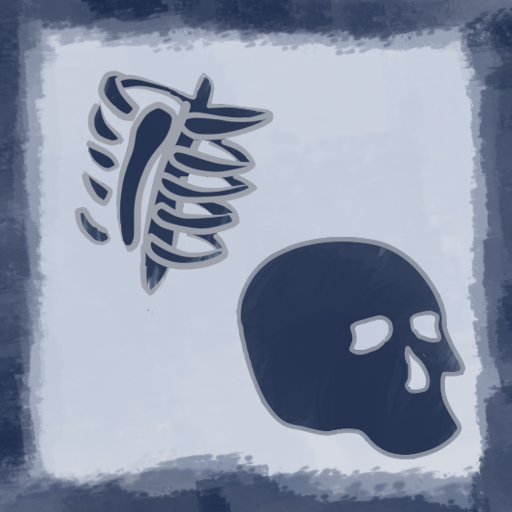
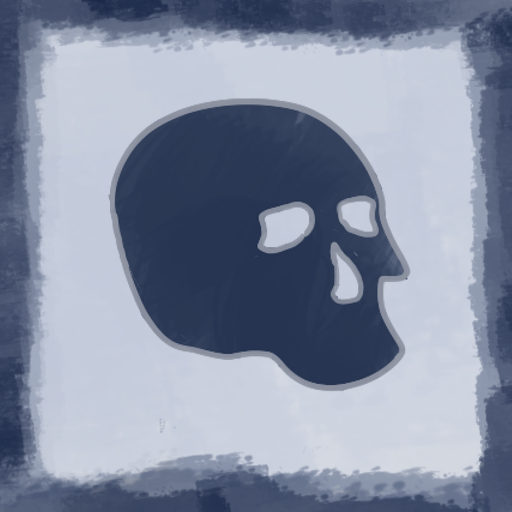
Two versions of the same layered image (512x512). Layer-by-layer changes:
hid "Copy of Intérieur Crane", painted on it over [74, 70, 466, 491]
added layer "Crane big" above "Contour Crane" over [74, 70, 466, 491]
painted on "Contour" over [74, 70, 466, 491]
painted on "Background Empty" over [74, 70, 466, 491]
